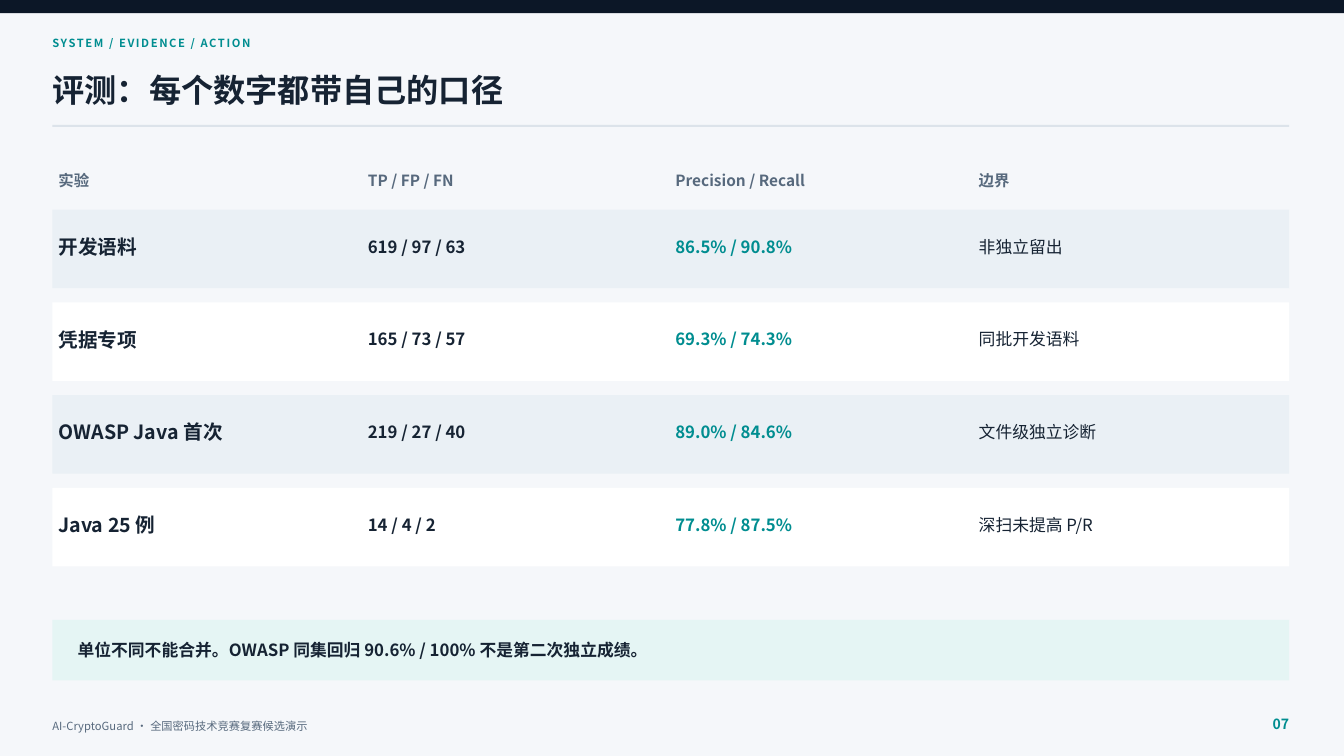
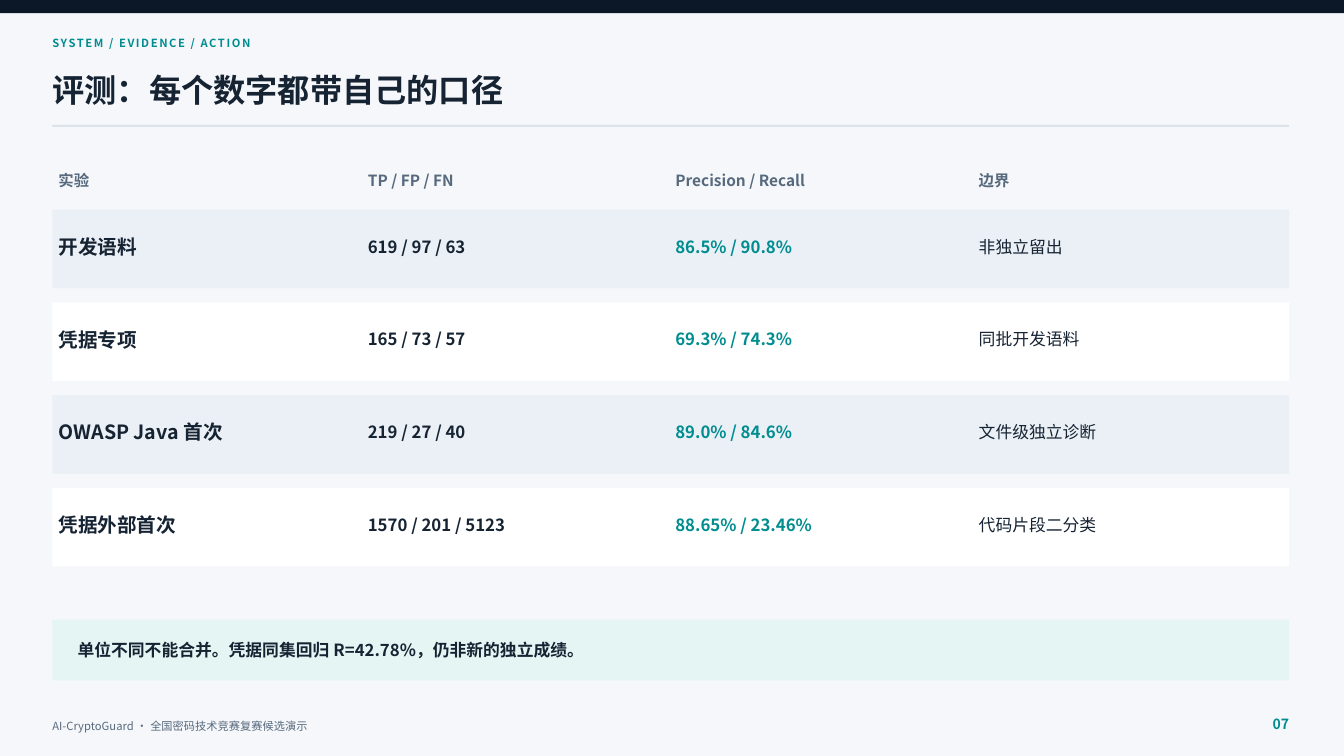
Before and after one commit to Rant-yang/AI-CryptoGuard, a slide deck: slide 7 of docs/AI-CryptoGuard-答辩候选版.pptx. Drawn at 1344x756 pixels with LibreOffice and Linux fonts; fonts in the diff are those of the drawing. Boxes give left, top, right and bottom in pixels: in the first picture for what was removed or moved away, otherwise in the second. Text is boxed around its words. In the diff, an @@ line names an element or a change of style, - is before the commit and + after.

Commit message:
slides: disclose independent credential recall

```diff
--- a/docs/AI-CryptoGuard-答辩候选版.pptx
+++ b/docs/AI-CryptoGuard-答辩候选版.pptx
@@ text at bbox=[58, 515, 176, 534]: text changed @@
-Java 25 例
+凭据外部首次
@@ text at bbox=[368, 518, 505, 532]: text changed @@
-14 / 4 / 2
+1570 / 201 / 5123
@@ text at bbox=[675, 518, 812, 532]: text changed @@
-77.8% / 87.5%
+88.65% / 23.46%
@@ text at bbox=[979, 517, 1096, 533]: text changed @@
-深扫未提高 P/R
+代码片段二分类
@@ text at bbox=[78, 641, 583, 658]: text changed @@
-单位不同不能合并。OWASP 同集回归 90.6% / 100% 不是第二次独立成绩。
+单位不同不能合并。凭据同集回归 R=42.78%，仍非新的独立成绩。
```
Also in this commit, not shown: 1 other file.
